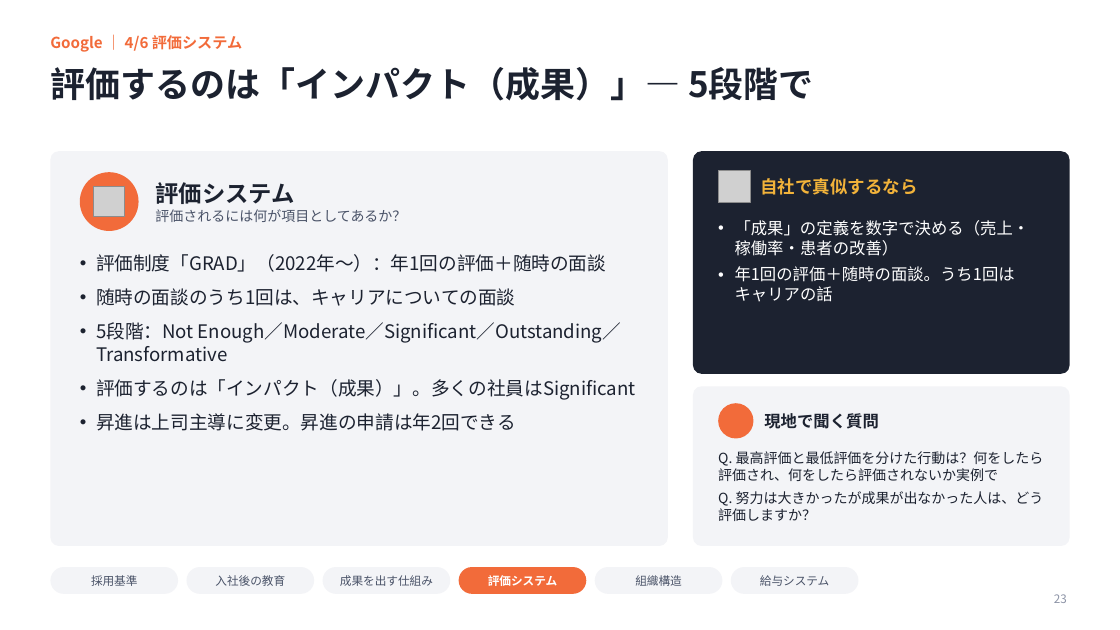
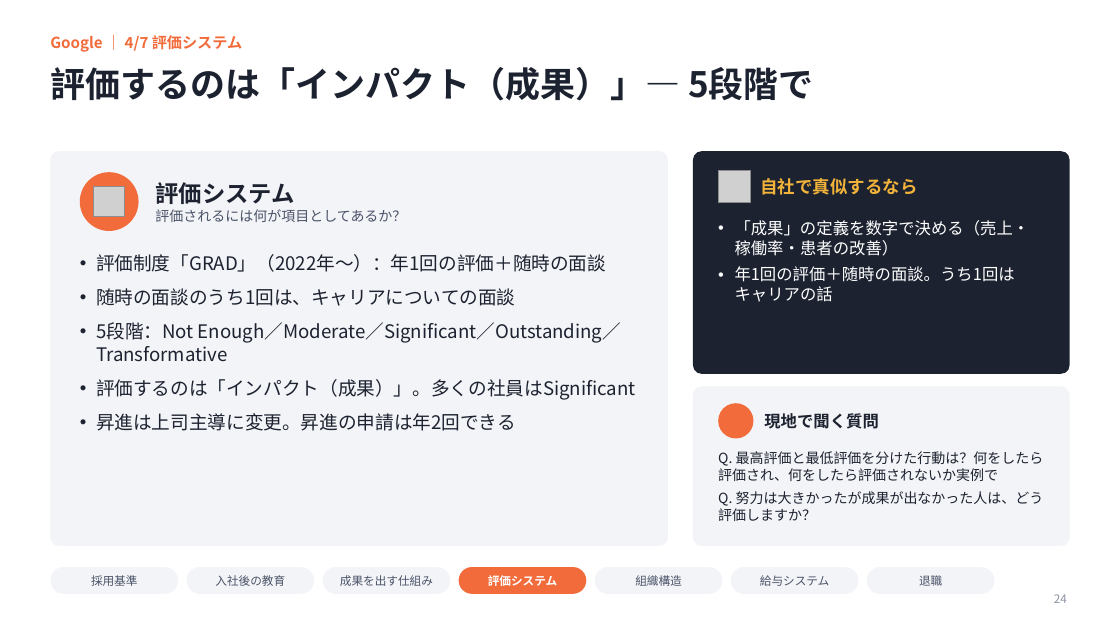
Before and after one commit to ktarpt-spec/-, a slide deck: slide 24 of シリコンバレー企業見学_まとめ_2026年10月.pptx (slide 23 before the commit). Drawn at 1120x630 pixels with LibreOffice and Linux fonts; fonts in the diff are those of the drawing; grey boxes stand for pictures; background and template pictures are left out. Boxes give left, top, right and bottom in pixels: in the first picture for what was removed or moved away, otherwise in the second. Text is boxed around its words. In the diff, an @@ line names an element or a change of style, - is before the commit and + after.

```diff
--- a/シリコンバレー企業見学_まとめ_2026年10月.pptx
+++ b/シリコンバレー企業見学_まとめ_2026年10月.pptx
@@ text at [50, 35, 242, 52]: text changed @@
-Google ｜ 4/6 評価システム
+Google ｜ 4/7 評価システム
@@ rounded rectangle added at [867, 567, 995, 594], fill #F3F4F7 @@
@@ text added at [919, 575, 942, 586], 10 pt, text #4A5368 @@
+退職
@@ page number at [1054, 594, 1067, 603]: text changed @@
-23
+24
```
Also in this commit, not shown: 17 other slides changed, 3 slides added.
